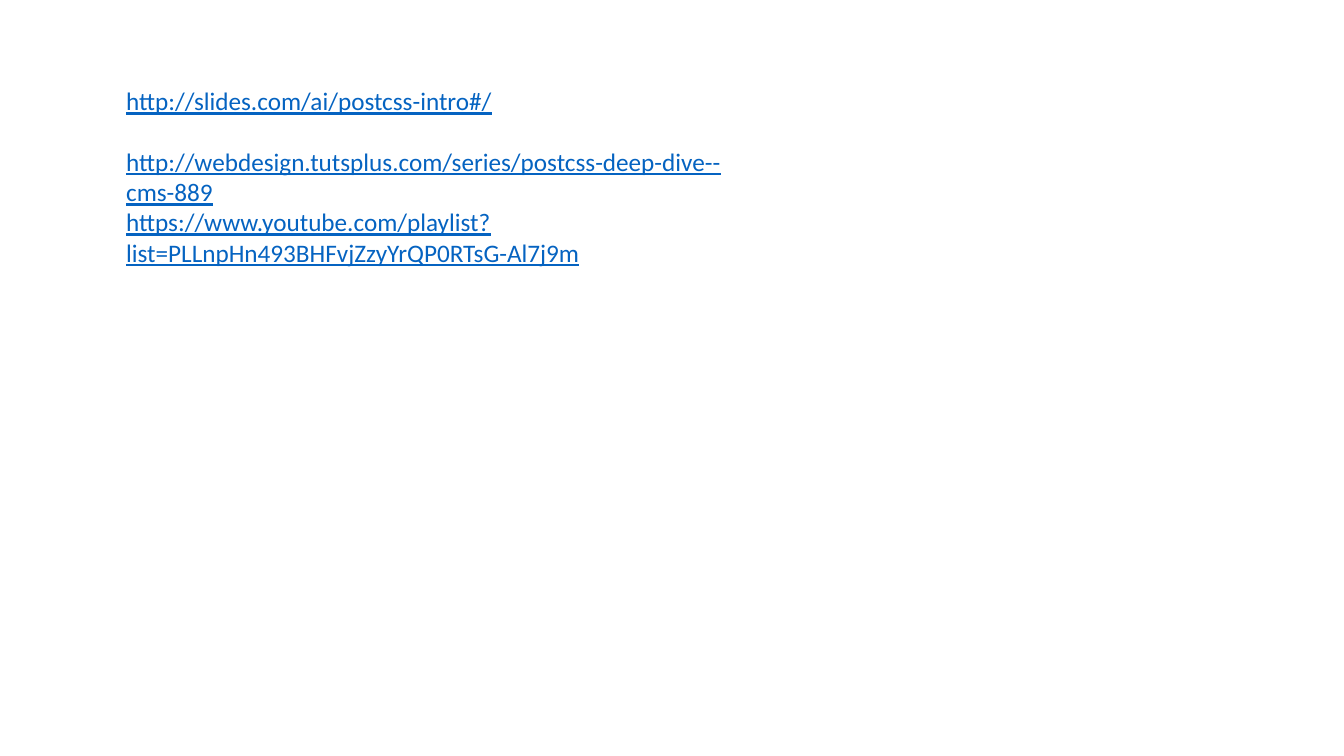
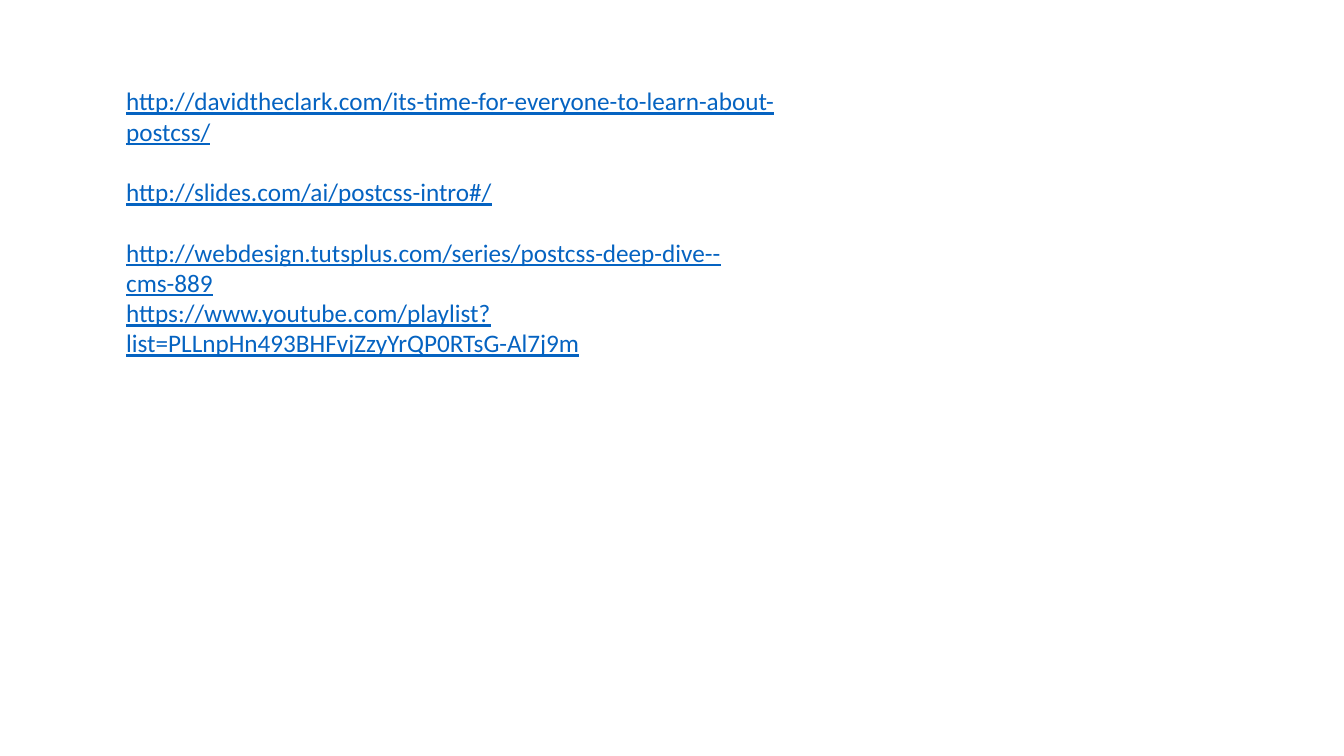
Before and after one commit to v4ku1a/postcss-demo, a slide deck: slide 5 of Presentation1.pptx. Drawn at 1344x756 pixels with LibreOffice and Linux fonts; fonts in the diff are those of the drawing. Boxes give left, top, right and bottom in pixels: in the first picture for what was removed or moved away, otherwise in the second. Text is boxed around its words. In the diff, an @@ line names an element or a change of style, - is before the commit and + after.

```diff
--- a/Presentation1.pptx
+++ b/Presentation1.pptx
@@ text at (x1=126, y1=92, x2=774, y2=145): paragraph added @@
+http://davidtheclark.com/its-time-for-everyone-to-learn-about-postcss/
```
Also in this commit, not shown: 4 other files.
